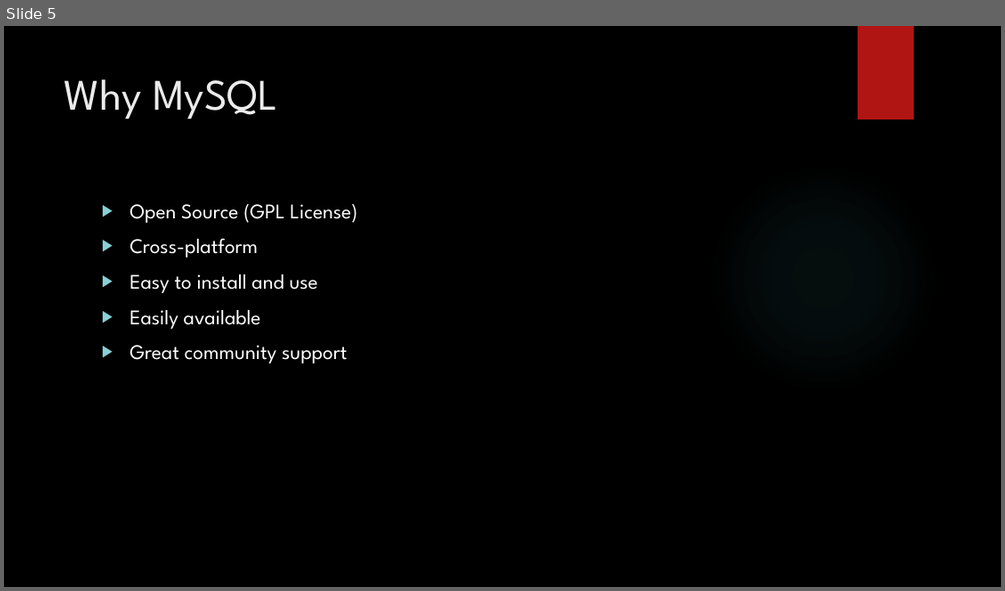
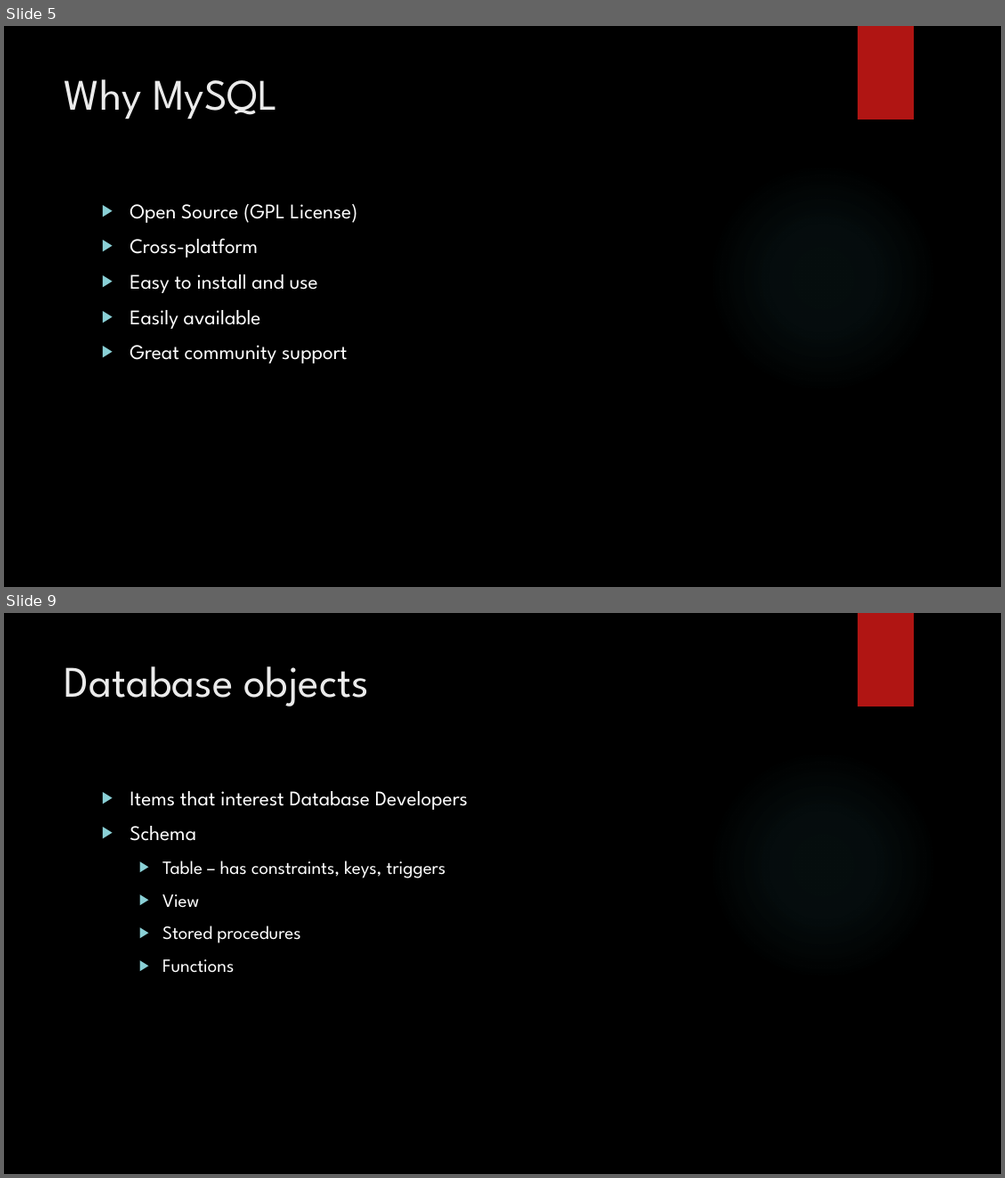
Before and after one commit to zedfoxus/database-bootcamp, a slide deck: Presentation/Database-Bootcamp-Presentation.pptx. Shown one above the other, each under a label of ours: slide 5 before the commit, slides 5 and 9 after it; the slides between them are not shown. The pictures are 1005x591 and 1005x1178 pixels, drawn with LibreOffice and Linux fonts; fonts in the diff are those of the drawing; background and template pictures are left out. Boxes give left, top, right and bottom in pixels: in the first picture for what was removed or moved away, otherwise in the second. Text is boxed around its words. In the diff, an @@ line names an element or a change of style, - is before the commit and + after.

```diff
--- a/Presentation/Database-Bootcamp-Presentation.pptx
+++ b/Presentation/Database-Bootcamp-Presentation.pptx
@@ slide 9 added at (x1=4, y1=613, x2=1001, y2=1174), background picture (left out); not listed: 2 template elements that a slide beside it also shows @@
@@ title added at (x1=65, y1=666, x2=368, y2=706), 42 pt, text #EBEBEB @@
+Database objects
@@ text added at (x1=129, y1=791, x2=468, y2=973), 18 pt, text #FFFFFF @@
+▶ Items that interest Database Developers
+▶ Schema
+  ▶ Table – has constraints, keys, triggers
+  ▶ View
+  ▶ Stored procedures
+  ▶ Functions
```
Also in this commit, not shown: 2 slides changed, 3 other slides added.
